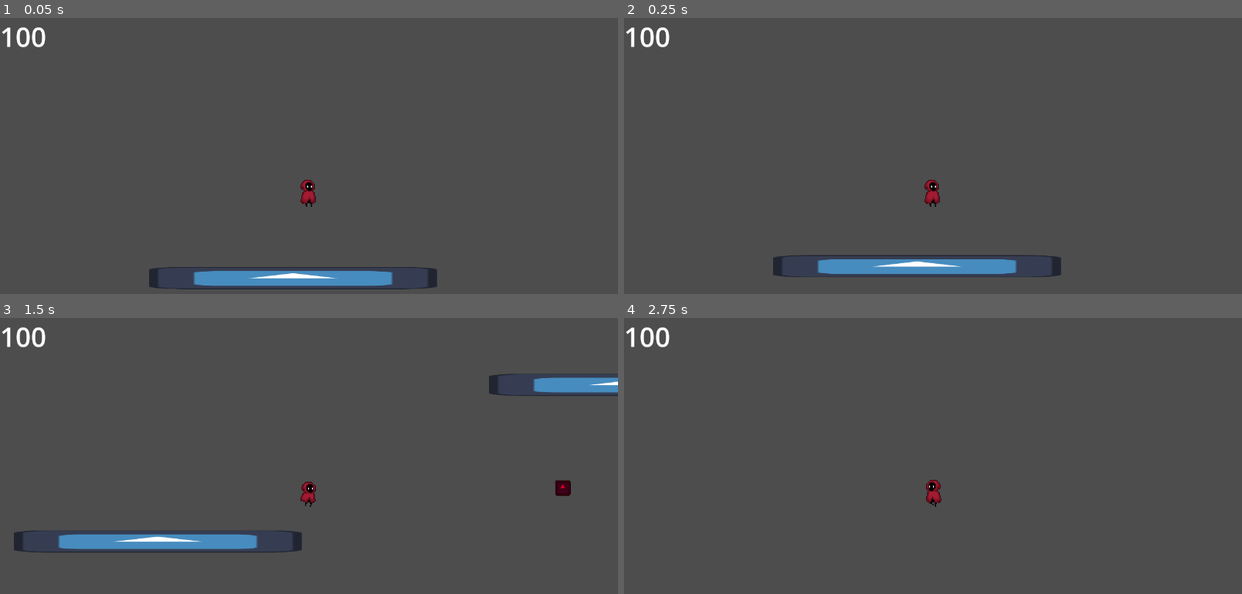
Above: before the commit, frames 1-4 (two rows, left to right).
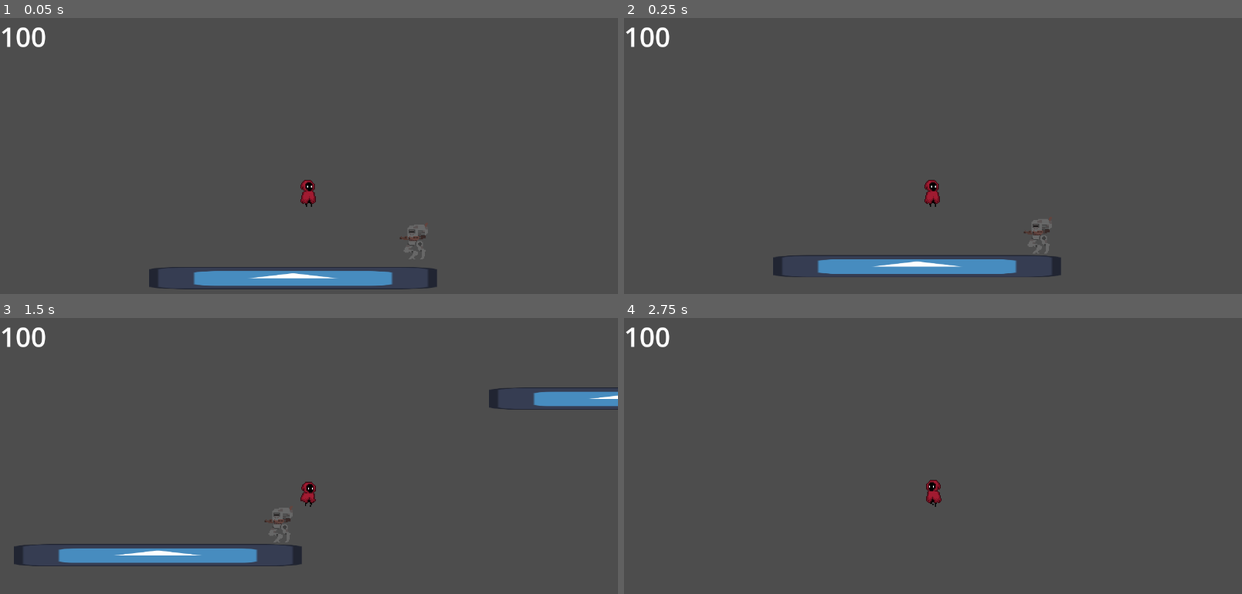
Above: after the commit, the same moments.

Repository: Typhlochen/GameDesignWeek4
Game: Godot game, scene res://scenes/testing_sandbox.tscn
The game is run twice, just before and just after one commit, with the same random seed, the same clock (stepped at 60 frames per second) and the same inputs. The project has no main scene, so this scene is started directly. The engine's default icon, where the game draws it, is replaced by a stand-in: a white triangle on a blue panel in a dark square.
Inputs:
- Up to frame 1 (0.05 s): no input
- Up to frame 2 (0.25 s): no input
- Up to frame 3 (1.5 s): tap Enter (parry) at 0.5, 0.6, 1.35 s; hold D (move_right) from 0.53 s (still down); tap W (jump) at 0.77 s
- Up to frame 4 (2.75 s): tap W (jump) at 1.52 s; release D (move_right) at 2.03 s; hold A (move_left) from 2.03 s (still down); tap Enter (parry) at 2.1 s

The runs differ from the first frame. In frame 1, 0.2% of the frame differs, in the area x 64-70%, y 74-88%; in frame 2, 0.2%; in frame 3, 6.0%, in the area x 2-100%, y 20-90%; in frame 4, nothing differs.

Commit message:
Added a Shooter Enemy

Diff:
--- a/scenes/enemy_bullet.tscn
+++ b/scenes/enemy_bullet.tscn
@@ -1,13 +1,43 @@
 [gd_scene load_steps=8 format=3 uid="uid://dfnw0r2q2gs3x"]
 
 [ext_resource type="Script" path="res://scripts/enemy_bullet.gd" id="1_la3ev"]
-[ext_resource type="Texture2D" uid="uid://dchtduqpq8vtn" path="res://icon.svg" id="2_4054t"]
+[ext_resource type="Texture2D" uid="uid://pjtnsbwgikbu" path="res://assets/sprites/All_Fire_Bullet_Pixel_16x16.png" id="2_boluh"]
 
 [sub_resource type="RectangleShape2D" id="RectangleShape2D_ysnfl"]
-size = Vector2(123, 134)
+size = Vector2(16, 16)
+
+[sub_resource type="Animation" id="Animation_epqay"]
+length = 0.001
+tracks/0/type = "value"
+tracks/0/imported = false
+tracks/0/enabled = true
+tracks/0/path = NodePath("Sprite2D:modulate")
+tracks/0/interp = 1
+tracks/0/loop_wrap = true
+tracks/0/keys = {
+"times": PackedFloat32Array(0.1),
+"transitions": PackedFloat32Array(1),
+"update": 0,
+"values": [Color(1, 1, 1, 1)]
+}
+tracks/1/type = "value"
+tracks/1/imported = false
+tracks/1/enabled = true
+tracks/1/path = NodePath("Sprite2D:frame")
+tracks/1/interp = 1
+tracks/1/loop_wrap = true
+tracks/1/keys = {
+"times": PackedFloat32Array(0),
+"transitions": PackedFloat32Array(1),
+"update": 1,
+"values": [81]
+}
 
 [sub_resource type="Animation" id="Animation_o0ivy"]
 resource_name = "normal"
+length = 0.6
+loop_mode = 1
+step = 0.1
 tracks/0/type = "value"
 tracks/0/imported = false
 tracks/0/enabled = true
@@ -18,7 +48,19 @@
 "times": PackedFloat32Array(0.0333334),
 "transitions": PackedFloat32Array(1),
 "update": 0,
-"values": [Color(0.869402, 0, 0.136021, 1)]
+"values": [Color(1, 1, 1, 1)]
+}
+tracks/1/type = "value"
+tracks/1/imported = false
+tracks/1/enabled = true
+tracks/1/path = NodePath("Sprite2D:frame")
+tracks/1/interp = 1
+tracks/1/loop_wrap = true
+tracks/1/keys = {
+"times": PackedFloat32Array(0, 0.1, 0.2, 0.3, 0.4),
+"transitions": PackedFloat32Array(1, 1, 1, 1, 1),
+"update": 1,
+"values": [80, 81, 82, 83, 84]
 }
 
 [sub_resource type="Animation" id="Animation_xly34"]
@@ -36,22 +78,7 @@
 "times": PackedFloat32Array(0, 0.2),
 "transitions": PackedFloat32Array(1, 1),
 "update": 0,
-"values": [Color(1, 0.699021, 0.820829, 1), Color(0.96023, 0.780944, 3.85046e-07, 1)]
-}
-
-[sub_resource type="Animation" id="Animation_epqay"]
-length = 0.001
-tracks/0/type = "value"
-tracks/0/imported = false
-tracks/0/enabled = true
-tracks/0/path = NodePath("Sprite2D:modulate")
-tracks/0/interp = 1
-tracks/0/loop_wrap = true
-tracks/0/keys = {
-"times": PackedFloat32Array(0),
-"transitions": PackedFloat32Array(1),
-"update": 0,
-"values": [Color(1, 0.699021, 0.820829, 1)]
+"values": [Color(0.999855, 0.320633, 0.289972, 0.729412), Color(0.96023, 0.780944, 3.85046e-07, 1)]
 }
 
 [sub_resource type="AnimationLibrary" id="AnimationLibrary_ftpf4"]
@@ -69,8 +96,12 @@
 shape = SubResource("RectangleShape2D_ysnfl")
 
 [node name="Sprite2D" type="Sprite2D" parent="."]
-modulate = Color(1, 0.699021, 0.820829, 1)
-texture = ExtResource("2_4054t")
+texture_filter = 1
+texture = ExtResource("2_boluh")
+hframes = 40
+vframes = 25
+frame = 81
+region_rect = Rect2(0, 0, 16, 16)
 
 [node name="AnimationPlayer" type="AnimationPlayer" parent="."]
 libraries = {
--- a/scenes/player.tscn
+++ b/scenes/player.tscn
@@ -8,6 +8,21 @@
 
 [sub_resource type="RectangleShape2D" id="RectangleShape2D_dn8qw"]
 size = Vector2(40, 49)
+
+[sub_resource type="Animation" id="Animation_mu6ke"]
+length = 0.001
+tracks/0/type = "value"
+tracks/0/imported = false
+tracks/0/enabled = true
+tracks/0/path = NodePath("Sprite2D:frame")
+tracks/0/interp = 1
+tracks/0/loop_wrap = true
+tracks/0/keys = {
+"times": PackedFloat32Array(0),
+"transitions": PackedFloat32Array(1),
+"update": 1,
+"values": [0]
+}
 
 [sub_resource type="Animation" id="Animation_mylov"]
 resource_name = "idle"
@@ -26,23 +41,8 @@
 "values": [0, 1, 8, 9]
 }
 
-[sub_resource type="Animation" id="Animation_mu6ke"]
-length = 0.001
-tracks/0/type = "value"
-tracks/0/imported = false
-tracks/0/enabled = true
-tracks/0/path = NodePath("Sprite2D:frame")
-tracks/0/interp = 1
-tracks/0/loop_wrap = true
-tracks/0/keys = {
-"times": PackedFloat32Array(0),
-"transitions": PackedFloat32Array(1),
-"update": 1,
-"values": [0]
-}
-
-[sub_resource type="Animation" id="Animation_15lkd"]
-resource_name = "move_right"
+[sub_resource type="Animation" id="Animation_m0y5k"]
+resource_name = "move_left"
 length = 0.8
 loop_mode = 1
 step = 0.1
@@ -59,8 +59,8 @@
 "values": [24, 25, 26, 27, 28, 29, 30, 31]
 }
 
-[sub_resource type="Animation" id="Animation_m0y5k"]
-resource_name = "move_left"
+[sub_resource type="Animation" id="Animation_15lkd"]
+resource_name = "move_right"
 length = 0.8
 loop_mode = 1
 step = 0.1
--- /dev/null
+++ b/scenes/shooter_enemy.tscn
@@ -0,0 +1,26 @@
+[gd_scene load_steps=4 format=3 uid="uid://rmt2dqrog07d"]
+
+[ext_resource type="Script" path="res://scripts/shooter_enemy.gd" id="1_vn3a5"]
+[ext_resource type="Texture2D" uid="uid://pp36vjgwtu0f" path="res://assets/sprites/Robot_fire.png" id="2_fbhpl"]
+
+[sub_resource type="RectangleShape2D" id="RectangleShape2D_mtbtw"]
+size = Vector2(27, 38)
+
+[node name="ShooterEnemy" type="CharacterBody2D"]
+script = ExtResource("1_vn3a5")
+
+[node name="CollisionShape2D" type="CollisionShape2D" parent="."]
+position = Vector2(-1.5, 0)
+shape = SubResource("RectangleShape2D_mtbtw")
+
+[node name="Sprite2D" type="Sprite2D" parent="."]
+texture_filter = 1
+texture = ExtResource("2_fbhpl")
+flip_h = true
+hframes = 4
+
+[node name="BulletSpawnLeft" type="Node2D" parent="."]
+position = Vector2(-21, -3)
+
+[node name="BulletSpawnRight" type="Node2D" parent="."]
+position = Vector2(21, -3)
--- a/scenes/testing_sandbox.tscn
+++ b/scenes/testing_sandbox.tscn
@@ -1,7 +1,7 @@
 [gd_scene load_steps=5 format=3 uid="uid://bsmbnc8p12voi"]
 
 [ext_resource type="PackedScene" uid="uid://v5b2atcbkbjk" path="res://scenes/player.tscn" id="1_jdbkf"]
-[ext_resource type="PackedScene" uid="uid://dfnw0r2q2gs3x" path="res://scenes/enemy_bullet.tscn" id="2_2ib03"]
+[ext_resource type="PackedScene" uid="uid://rmt2dqrog07d" path="res://scenes/shooter_enemy.tscn" id="1_nnkjv"]
 [ext_resource type="Texture2D" uid="uid://dchtduqpq8vtn" path="res://icon.svg" id="2_bcsxt"]
 
 [sub_resource type="RectangleShape2D" id="RectangleShape2D_x3il1"]
@@ -9,20 +9,9 @@
 
 [node name="TestingSandbox" type="Node2D"]
 
-[node name="EnemyBullet" parent="." instance=ExtResource("2_2ib03")]
-position = Vector2(1312, 559)
-scale = Vector2(0.25, 0.25)
-direction = Vector2(-1, 0)
-
-[node name="EnemyBullet2" parent="." instance=ExtResource("2_2ib03")]
-position = Vector2(1445, 478)
-scale = Vector2(0.25, 0.25)
-direction = Vector2(-1, 0)
-
-[node name="EnemyBullet3" parent="." instance=ExtResource("2_2ib03")]
-position = Vector2(1586, 384)
-scale = Vector2(0.25, 0.25)
-direction = Vector2(-1, 0)
+[node name="ShooterEnemy" parent="." instance=ExtResource("1_nnkjv")]
+position = Vector2(578, 593)
+scale = Vector2(2, 2)
 
 [node name="Player" parent="." node_paths=PackedStringArray("health_ui_label_node") instance=ExtResource("1_jdbkf")]
 position = Vector2(358, 490)
--- a/scripts/enemy_bullet.gd
+++ b/scripts/enemy_bullet.gd
@@ -43,8 +43,12 @@
 
 # Check for any Physics Bodies entering this area
 func _on_body_entered(body: Node2D) -> void:
+	# Don't Collide with Enemy
+	if body is ShooterEnemy:
+		return
+
 	if body is Player and not is_parried:
 		# Notify the Player
 		body.collided_with_enemy_bullet(damage)
-		# Destroy Self
-		queue_free()
+	# Destroy Self
+	queue_free()
--- /dev/null
+++ b/scripts/shooter_enemy.gd
@@ -0,0 +1,31 @@
+extends CharacterBody2D
+class_name ShooterEnemy
+
+@onready var bullet_spawn_left_node = $BulletSpawnLeft
+@onready var bullet_spawn_right_node = $BulletSpawnRight
+
+@export_category("Shooting")
+@export var fire_rate_sec = 2.0
+@export var health = 100
+
+var bullet_scn = preload("res://scenes/enemy_bullet.tscn")
+var bullet_direction = Vector2.LEFT
+var fire_rate_timer = 0.0
+
+func _process(delta: float) -> void:
+
+	# Shoot
+	fire_rate_timer += delta
+	if fire_rate_timer > fire_rate_sec:
+		var new_bullet_node = bullet_scn.instantiate()
+		new_bullet_node.shoot(bullet_direction)
+		bullet_spawn_left_node.add_child(new_bullet_node)
+		fire_rate_timer = 0.0
+
+func _physics_process(delta: float) -> void:
+
+	# Add the gravity.
+	if not is_on_floor():
+		velocity += get_gravity() * delta
+
+	move_and_slide()
Binary file added: assets/sprites/All_Fire_Bullet_Pixel_16x16.png
Not shown, added: assets/sprites/All_Fire_Bullet_Pixel_16x16.png.import
Binary file added: assets/sprites/Robot_fire.png
Not shown, added: assets/sprites/Robot_fire.png.import
